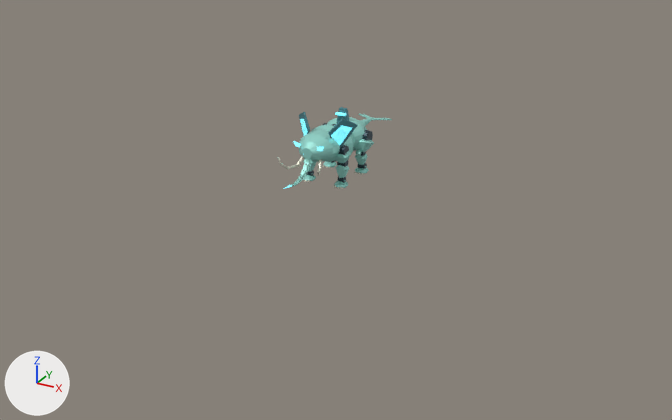
An edit to the glTF model public/assets/models/combat/s03.glb, drawn before and after from the same camera.
One viewpoint serves both versions: a 50 mm lens placed at (24.3, -44.2, 20.0), pointed at (0.7, -1.3, -1.4). Every picture has the same lights, and +X, +Y and +Z are marked at lower left. The picture after the commit comes second. Where no turn or scale is listed for an object, it has been applied to the vertices.

Names of what the first picture shows: 'Export_head_armor' and 22 more.
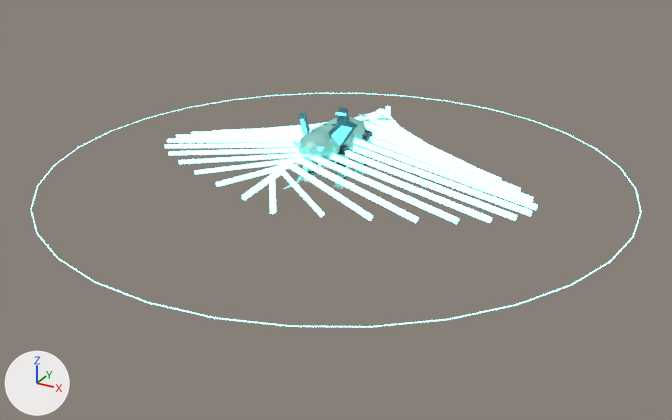
Edits to the scene script, one JSON object a line:
```json
{"op": "add", "block": "me_export_fx_atk_field_tell_fx_accent", "code": ["me_export_fx_atk_field_tell_fx_accent = bpy.data.meshes.new('Export_fx_atk_field_tell_fx_accent')", "me_export_fx_atk_field_tell_fx_accent.from_pydata(...)  # 368 vertices, 632 faces; spans x -17.0..17.0, y -17.0..17.0, z 0.0..2.5", "me_export_fx_atk_field_tell_fx_accent.materials.append(mat_fx_accent)  # cyan #8ce7ee, glowing cyan #96f8ff"]}
{"op": "add", "block": "ob_export_fx_atk_field_tell_fx_accent", "code": ["ob_export_fx_atk_field_tell_fx_accent = bpy.data.objects.new('Export_fx_atk_field_tell_fx_accent', me_export_fx_atk_field_tell_fx_accent)", "ob_export_fx_atk_field_tell_fx_accent.location = (0.0, 0.0, 0.0)"]}
```

Where the change shows, as pixel boxes (x1, y1, x2, y2) in the pictures (672 x 420 px):
```json
{"object": "Export_fx_atk_field_tell_fx_accent", "change": "added", "after": [31, 93, 641, 327]}
```
